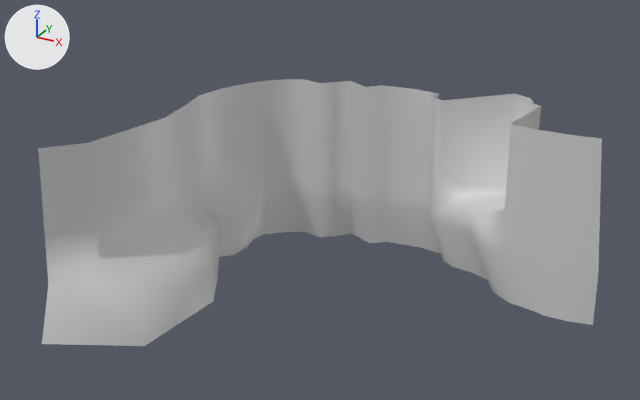
Before and after pictures for a commit that changed the COLLADA model unity_project/Assets/Media/Arena/arena_lowRes_003.dae.
Before and after are seen from a 50 mm lens placed at (280.0, -564.0, 327.0), pointed at (-6.0, -43.0, 66.0). The lights are fixed; the arrows at upper left show +X, +Y and +Z. Where no turn or scale is listed for an object, it has been applied to the vertices.

Names of what the first picture shows: 'arena_low'.
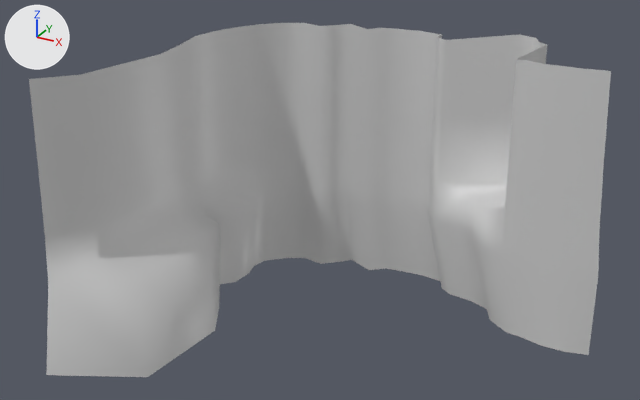
Changed parts and their boxes [x1, y1, x2, y2] in the pictures (640 x 400 px):
'arena_low', reshaped (32% taller)
    before: [38, 79, 602, 346]
    after: [29, 23, 611, 377]
part 1 of me_arena_low, built on
    before: [38, 79, 602, 238]
    after: [29, 23, 611, 238]

The edits, one by one:
me_arena_low is used by ob_arena_low; location (-7.1, -83.2, -93.4).
me_arena_low had 155 vertices, 120 faces and spanned x -153.0..190.0, y -100.0..191.0, z 68.0..214.0.
me_arena_low now has 186 vertices, 150 faces and spans x -153.0..190.0, y -100.0..191.0, z 41.0..261.0.
Part 1, on me_arena_low:
2 vertices are removed from x -146.0..179.0, y -84.0..117.0, z 214.0.
30 faces are deleted.
31 vertices in x -151.0..190.0, y -100.0..175.0, z 68.0 move by (0.0, 0.0, -27.0).
29 vertices in x -124.0..161.0, y -60.0..191.0, z 214.0 move by (0.0, 0.0, 47.0).
8 vertices in x 70.0..123.0, y 123.0..191.0, z 132.0..137.0 move by (0.0, 0.0, 4.0).
20 vertices are added at x -148.0..182.0, y -84.0..191.0, z 191.0..261.0.
13 new vertices lie (0.0, 0.0, -63.0) away from vertices in x -123.0..51.0, y 65.0..165.0, z 214.0.
60 new faces join them.
